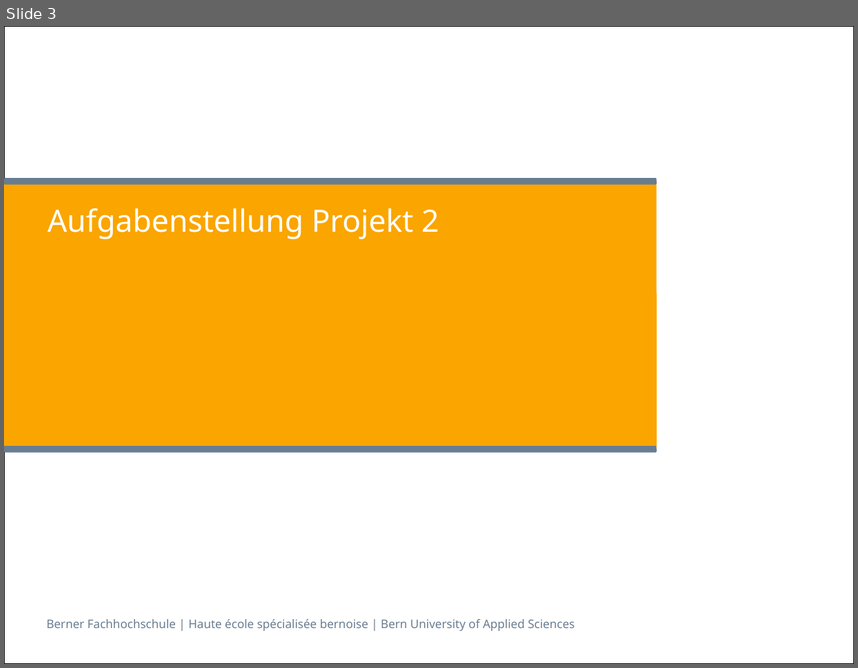
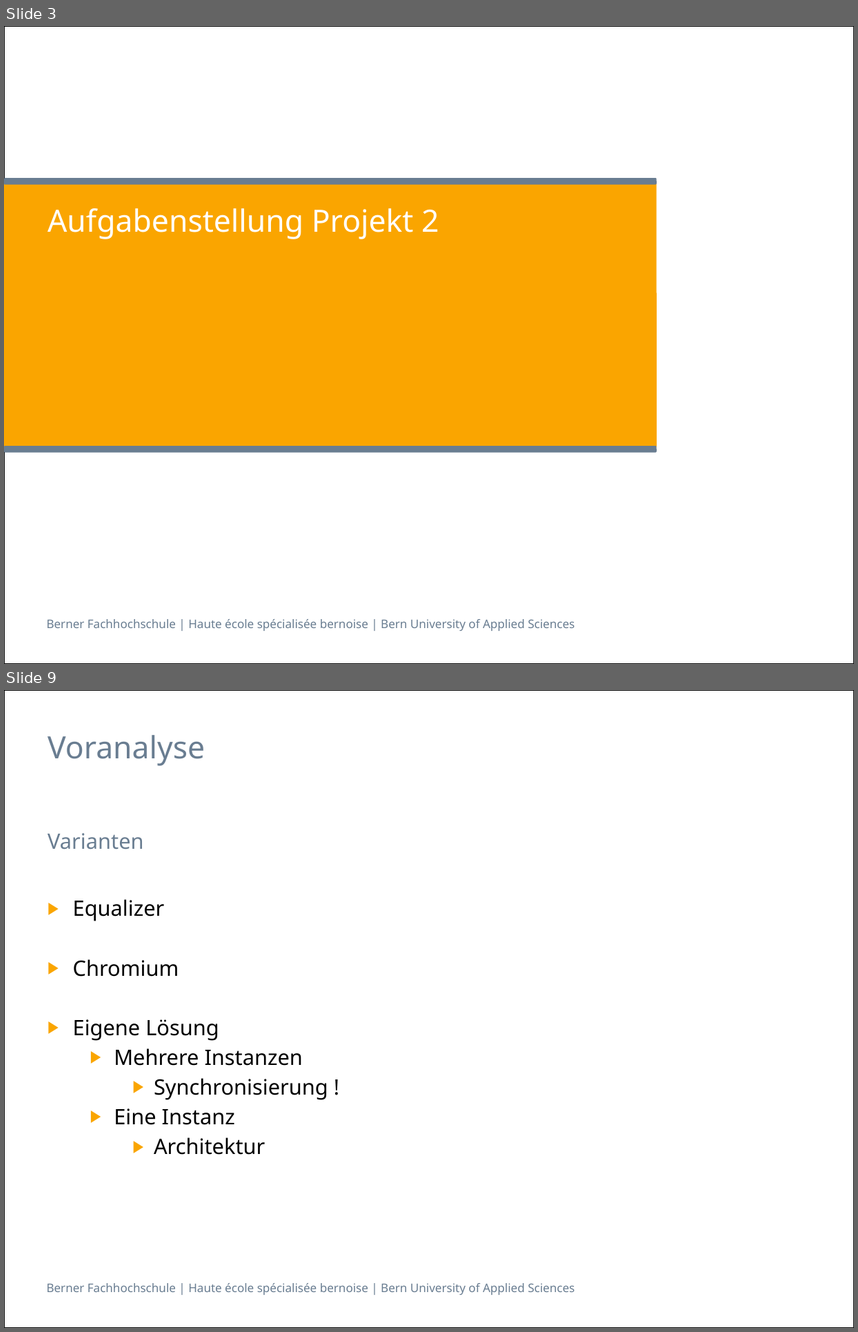
Before and after one commit to villj2/ch.bfh.cpvr.unitycave, a slide deck: docs/presentation/dani.pptx. Shown one above the other, each under a label of ours: slide 3 before the commit, slides 3 and 9 after it; the slides between them are not shown. The pictures are 858x668 and 858x1332 pixels, drawn with LibreOffice and Linux fonts; fonts in the diff are those of the drawing. Boxes give left, top, right and bottom in pixels: in the first picture for what was removed or moved away, otherwise in the second. Text is boxed around its words. In the diff, an @@ line names an element or a change of style, - is before the commit and + after.

```diff
--- a/docs/presentation/dani.pptx
+++ b/docs/presentation/dani.pptx
@@ slide 9 added at <box>4,690,854,1328</box>, background #FFFFFF; not listed: 2 template elements that a slide beside it also shows @@
@@ title added at <box>47,735,205,766</box>, 26 pt, text #697D91 @@
+Voranalyse
@@ text added at <box>47,833,144,849</box>, 18 pt, text #697D91 @@
+Varianten
@@ text added at <box>73,899,328,1154</box>, 18 pt, text #000000 @@
+▶ Equalizer
+▶ Chromium
+▶ Eigene Lösung
+  ▶ Mehrere Instanzen
+    ▶ Synchronisierung !
+  ▶ Eine Instanz
+    ▶ Architektur
```
Also in this commit, not shown: 2 slides changed, 27 other slides added, 1 slide removed.
